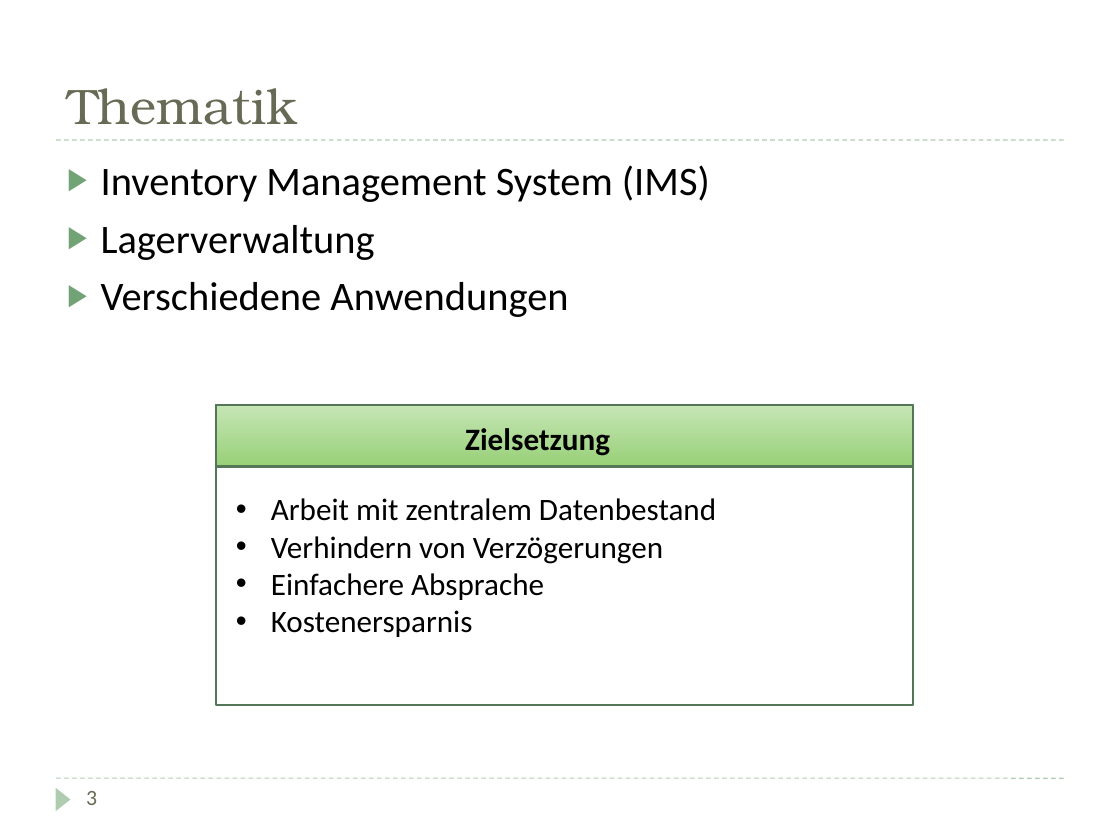
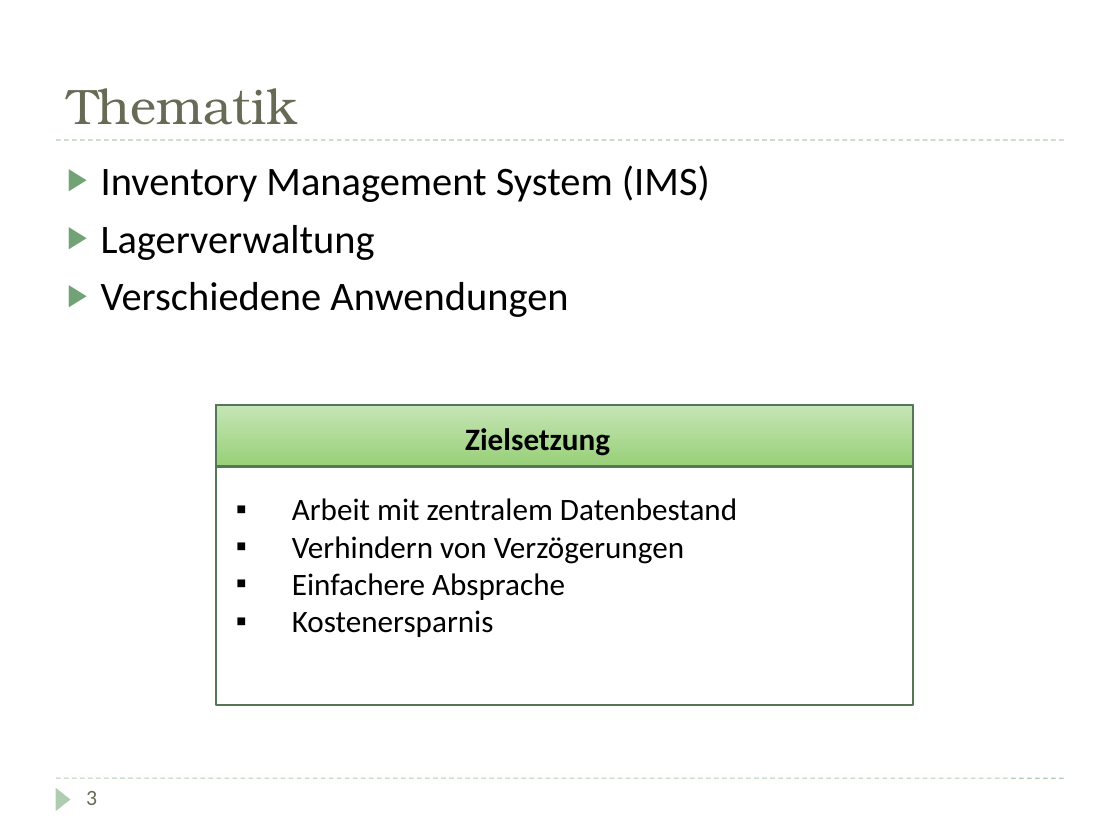
Before and after one commit to DarksideCode/Inventory-Management-System, a slide deck: slide 4 of Doku/Präsentation.pptx. Drawn at 1120x840 pixels with LibreOffice and Linux fonts; fonts in the diff are those of the drawing. Boxes give left, top, right and bottom in pixels: in the first picture for what was removed or moved away, otherwise in the second. Text is boxed around its words. In the diff, an @@ line names an element or a change of style, - is before the commit and + after.

```diff
--- a/Doku/Präsentation.pptx
+++ b/Doku/Präsentation.pptx
@@ text "Arbeit mit zentralem Datenbestand" at [292,498,737,637]: bullet • to ▪ @@
```
Also in this commit, not shown: 2 other slides changed, 2 other files.
